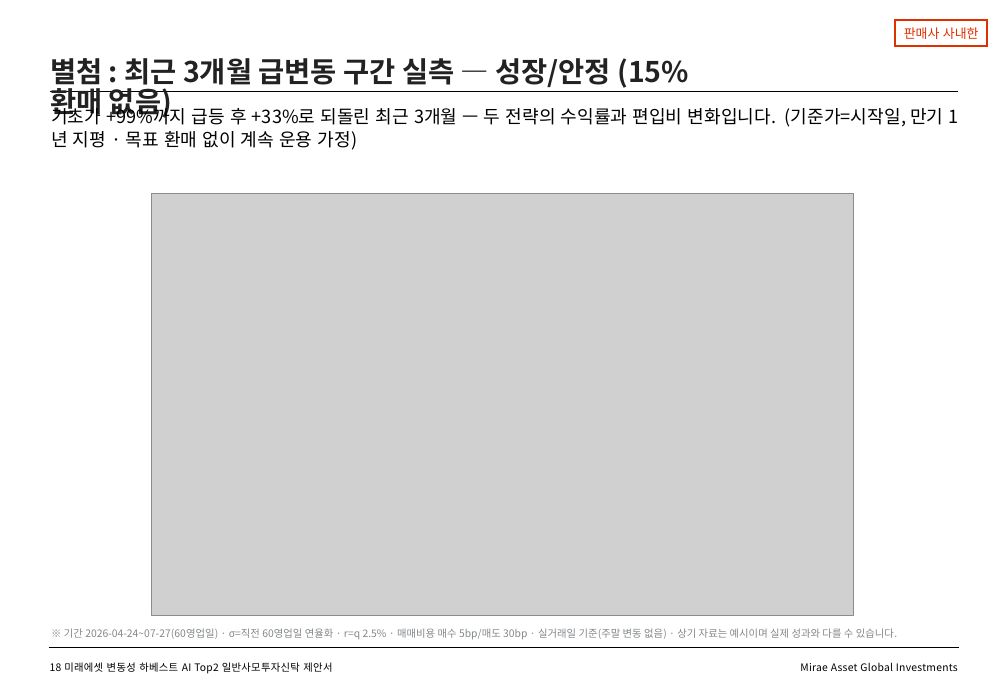
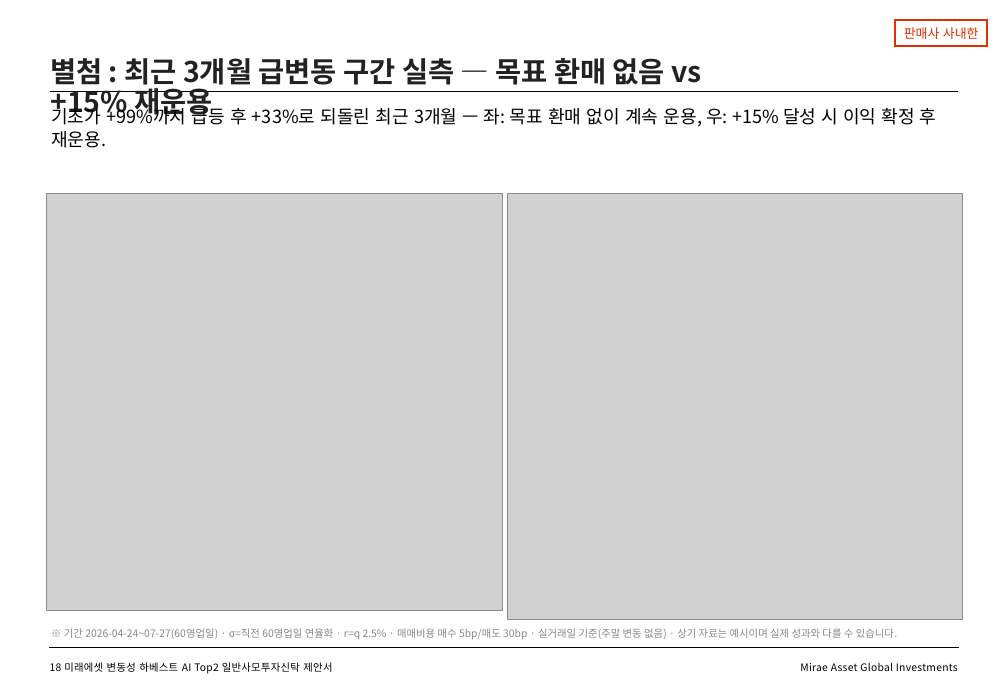
Before and after one commit to gamer383-bit/Volatility-Fund, a slide deck: slide 19 of 제안서/변동성하베스트_AITop2_제안서_v2_20260727.pptx. Drawn at 1008x698 pixels with LibreOffice and Linux fonts; fonts in the diff are those of the drawing; grey boxes stand for pictures. Boxes give left, top, right and bottom in pixels: in the first picture for what was removed or moved away, otherwise in the second. Text is boxed around its words. In the diff, an @@ line names an element or a change of style, - is before the commit and + after.

```diff
--- a/제안서/변동성하베스트_AITop2_제안서_v2_20260727.pptx
+++ b/제안서/변동성하베스트_AITop2_제안서_v2_20260727.pptx
@@ title at [50,58,701,120]: text changed @@
-별첨 : 최근 3개월 급변동 구간 실측 — 성장/안정 (15% 환매 없음)
+별첨 : 최근 3개월 급변동 구간 실측 — 목표 환매 없음 vs +15% 재운용
@@ text at [51,104,937,148]: text changed @@
-기초가 +99%까지 급등 후 +33%로 되돌린 최근 3개월 — 두 전략의 수익률과 편입비 변화입니다. (기준가=시작일, 만기 1년 지평 · 목표 환매 없이 계속 운용 가정)
+기초가 +99%까지 급등 후 +33%로 되돌린 최근 3개월 — 좌: 목표 환매 없이 계속 운용, 우: +15% 달성 시 이익 확정 후 재운용.
@@ picture: place and size @@
-picture at [151,194,853,615]
+picture at [47,194,503,611]
@@ picture added at [507,194,963,620] @@
```
Also in this commit, not shown: 3 other files.
